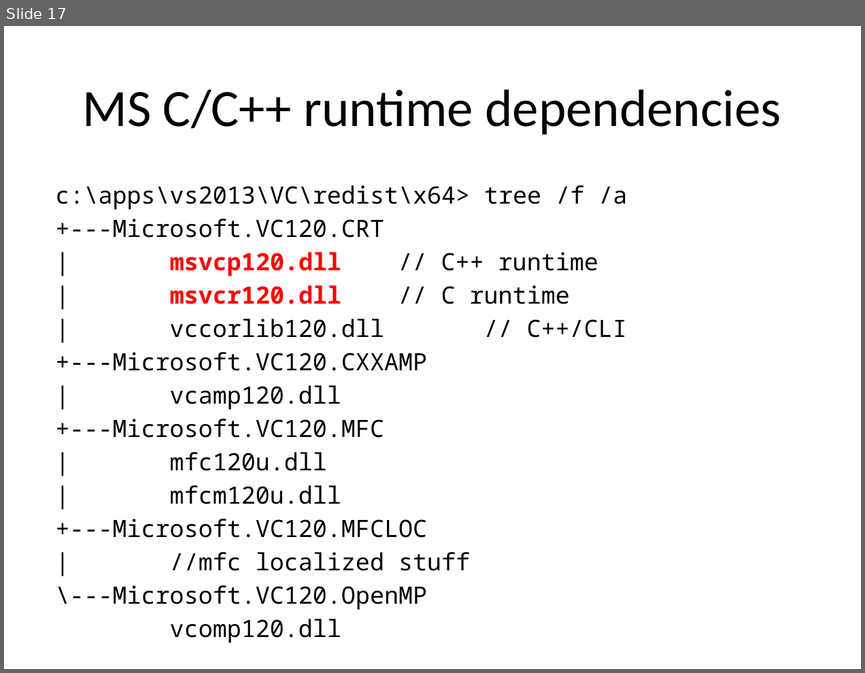
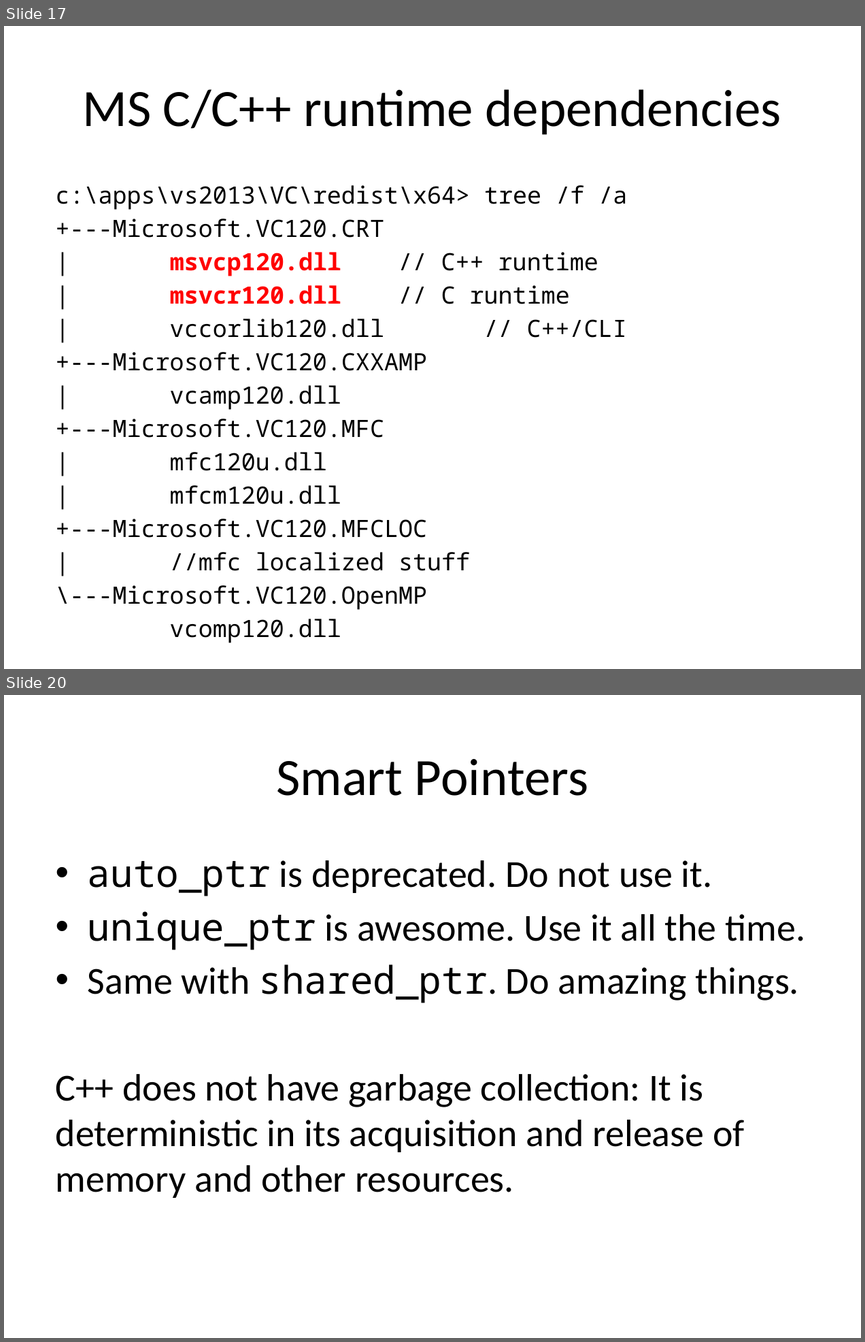
Before and after one commit to fellmad/FunWithCpp11, a slide deck: doc/Fun_with_C++11.pptx. Shown one above the other, each under a label of ours: slide 17 before the commit, slides 17 and 20 after it; the slides between them are not shown. The pictures are 865x673 and 865x1342 pixels, drawn with LibreOffice and Linux fonts; fonts in the diff are those of the drawing. Boxes give left, top, right and bottom in pixels: in the first picture for what was removed or moved away, otherwise in the second. Text is boxed around its words. In the diff, an @@ line names an element or a change of style, - is before the commit and + after.

```diff
--- a/doc/Fun_with_C++11.pptx
+++ b/doc/Fun_with_C++11.pptx
@@ slide 20 added at [4, 695, 861, 1338], background #FFFFFF @@
@@ title added at [276, 759, 588, 796], 44 pt, text #000000 @@
+Smart Pointers
@@ text added at [56, 860, 806, 1198], 32 pt, text #000000 @@
+• auto_ptr is deprecated. Do not use it.
+• unique_ptr is awesome. Use it all the time.
+• Same with shared_ptr. Do amazing things.
+C++ does not have garbage collection: It is deterministic in its acquisition and release of memory and other resources.
```
Also in this commit, not shown: 11 slides changed, 1 other slide added, 2 other files.
